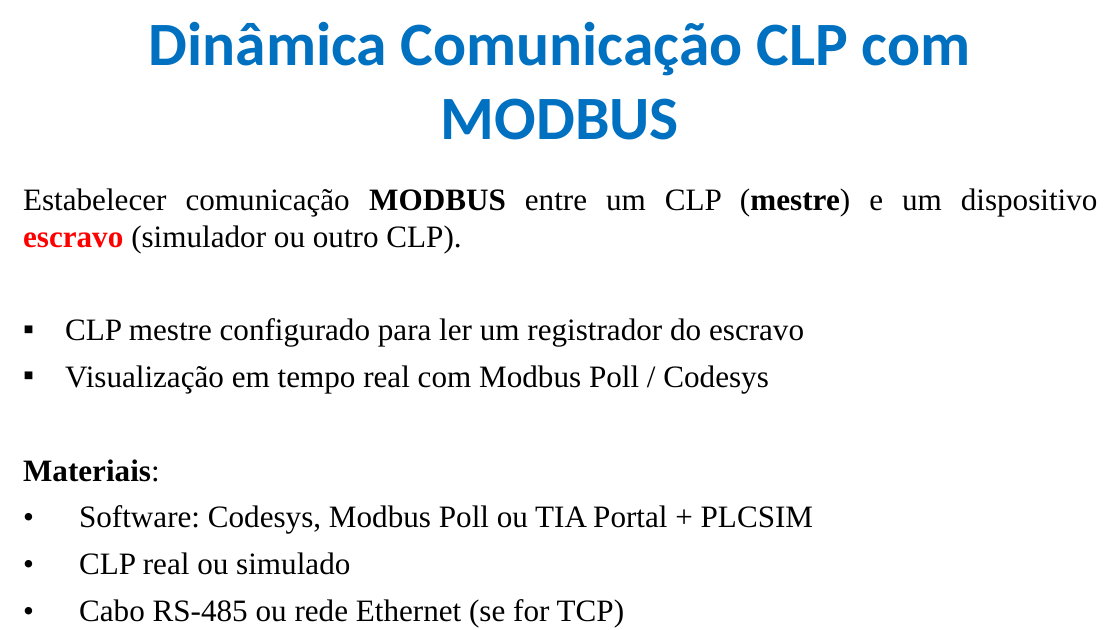
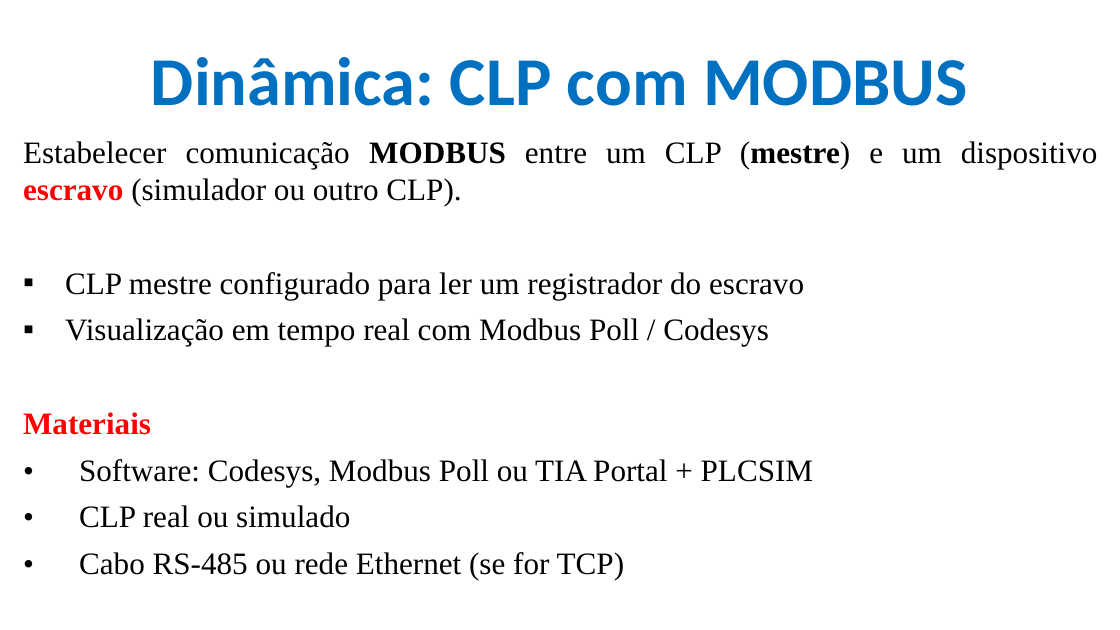
Before and after one commit to CloudEducationBrazil/WydenUniRuyControladoresLogicosProgCLP, a slide deck: slide 30 of 01 Classes/Aula6 - CLP - Redes Industriais MODBUS.pptx. Drawn at 1120x630 pixels with LibreOffice and Linux fonts; fonts in the diff are those of the drawing; background and template pictures are left out. Boxes give left, top, right and bottom in pixels: in the first picture for what was removed or moved away, otherwise in the second. Text is boxed around its words. In the diff, an @@ line names an element or a change of style, - is before the commit and + after.

Commit message:
Disciplina CLP MODBUS - 25Abr2025

```diff
--- a/01 Classes/Aula6 - CLP - Redes Industriais MODBUS.pptx
+++ b/01 Classes/Aula6 - CLP - Redes Industriais MODBUS.pptx
@@ title at (x1=151, y1=57, x2=968, y2=106): text changed; size 39.6 to 44 pt @@
-Dinâmica Comunicação CLP com MODBUS
+Dinâmica: CLP com MODBUS
@@ text at (x1=23, y1=412, x2=151, y2=435): text changed; text colour #000000 to #FF0000 @@
-Materiais:
+Materiais
```
Also in this commit, not shown: 7 other slides changed.
